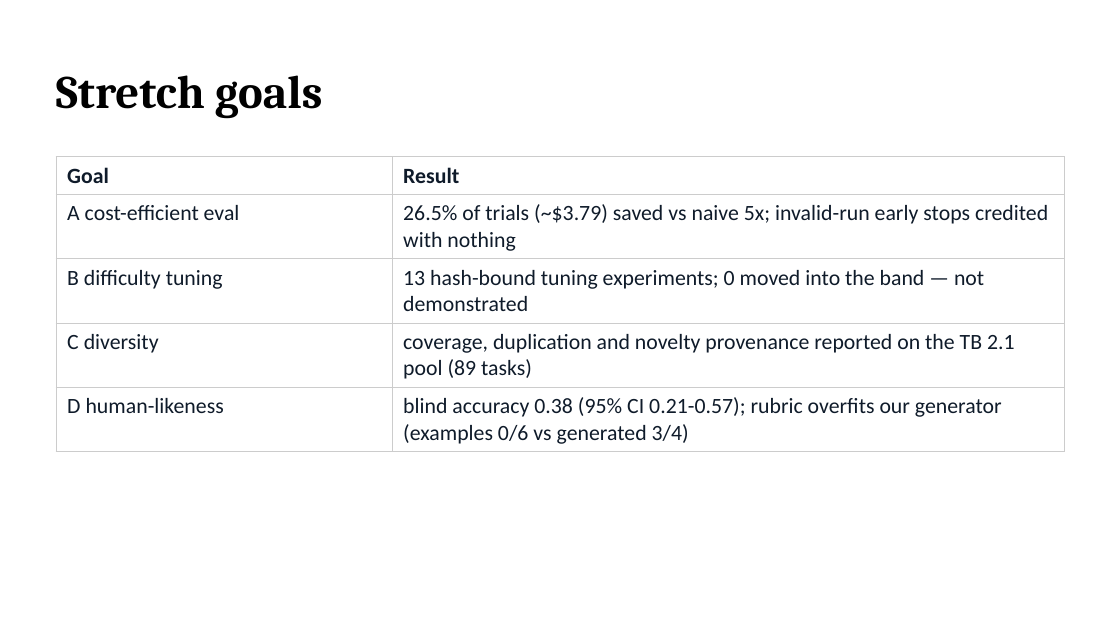
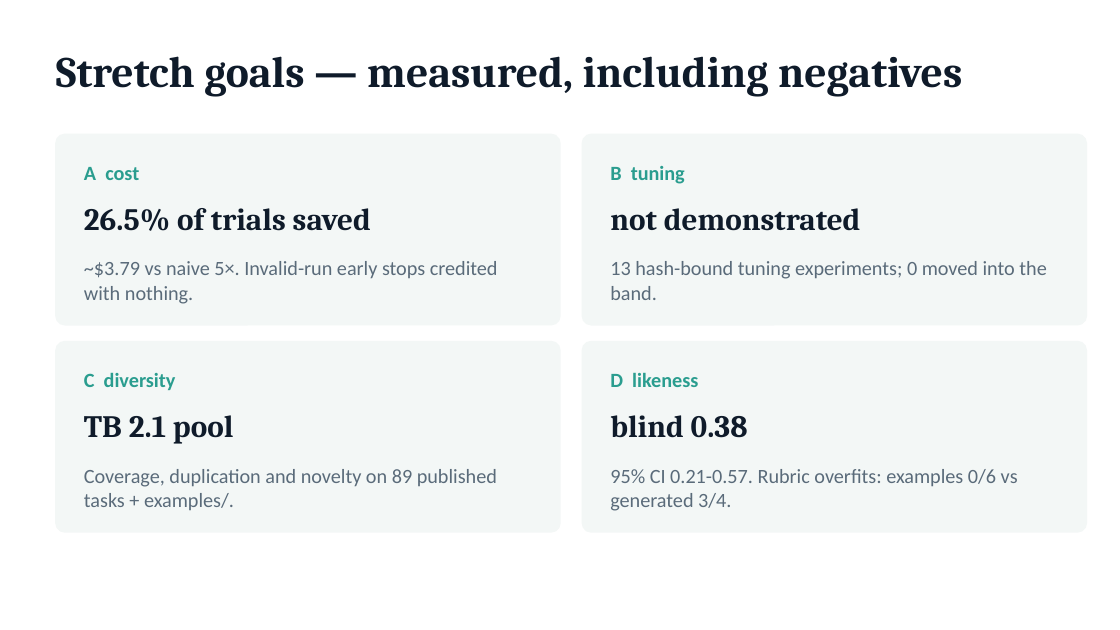
Before and after one commit to zignd/harbor-tbench-worktrial, a slide deck: slide 8 of docs/result/presentation.pptx (slide 9 before the commit). Drawn at 1120x630 pixels with LibreOffice and Linux fonts; fonts in the diff are those of the drawing. Boxes give left, top, right and bottom in pixels: in the first picture for what was removed or moved away, otherwise in the second. Text is boxed around its words. In the diff, an @@ line names an element or a change of style, - is before the commit and + after.

Commit message:
feat: redesign presentation deck around visual diagrams
- Replace text-heavy slides with banded 1-3/5 diagram, pipeline flow, bimodal bar chart, 5-trial strip and paired fact cards.
- Regenerate both presentation.pptx (pptxgenjs) and offline presentation.html from deck_data.json with styling for the new blocks.
- Commit the previously-untracked stretch C diversity evidence.

```diff
--- a/docs/result/presentation.pptx
+++ b/docs/result/presentation.pptx
@@ text at box(56, 56, 962, 97): text changed; size 30 to 28 pt; text colour #000000 to #0F1B2A @@
-Stretch goals
+Stretch goals — measured, including negatives
@@ rounded rectangle added at box(56, 134, 560, 325), fill #F3F7F6, outline #F3F7F6 1 pt @@
@@ rounded rectangle added at box(582, 134, 1086, 325), fill #F3F7F6, outline #F3F7F6 1 pt @@
@@ table removed at box(56, 157, 1064, 448), 5 rows, 2 columns @@
-Goal | Result
-A cost-efficient eval | 26.5% of trials (~$3.79) saved vs naive 5x; invalid-run early stops credited with nothing
-B difficulty tuning | 13 hash-bound tuning experiments; 0 moved into the band — not demonstrated
-C diversity | coverage, duplication and novelty provenance reported on the TB 2.1 pool (89 tasks)
-D human-likeness | blind accuracy 0.38 (95% CI 0.21-0.57); rubric overfits our generator (examples 0/6 vs generated 3/4)
@@ text added at box(84, 167, 139, 180), 13 pt, text #2A9D8F, bold @@
+A cost
@@ text added at box(610, 166, 685, 184), 13 pt, text #2A9D8F, bold @@
+B tuning
@@ text added at box(84, 208, 371, 231), 20 pt, text #0F1B2A, bold @@
+26.5% of trials saved
@@ text added at box(610, 208, 861, 231), 20 pt, text #0F1B2A, bold @@
+not demonstrated
@@ text added at box(84, 261, 498, 304), 13 pt, text #5A6B7A @@
+~$3.79 vs naive 5×. Invalid-run early stops credited with nothing.
@@ text added at box(610, 261, 1046, 300), 13 pt, text #5A6B7A @@
+13 hash-bound tuning experiments; 0 moved into the band.
@@ rounded rectangle added at box(56, 342, 560, 532), fill #F3F7F6, outline #F3F7F6 1 pt @@
@@ rounded rectangle added at box(582, 342, 1086, 532), fill #F3F7F6, outline #F3F7F6 1 pt @@
@@ text added at box(84, 372, 176, 390), 13 pt, text #2A9D8F, bold @@
+C diversity
@@ text added at box(610, 372, 698, 387), 13 pt, text #2A9D8F, bold @@
+D likeness
@@ text added at box(84, 415, 234, 444), 20 pt, text #0F1B2A, bold @@
+TB 2.1 pool
@@ text added at box(610, 415, 748, 438), 20 pt, text #0F1B2A, bold @@
+blind 0.38
@@ text added at box(84, 469, 497, 510), 13 pt, text #5A6B7A @@
+Coverage, duplication and novelty on 89 published tasks + examples/.
@@ text added at box(610, 469, 1018, 511), 13 pt, text #5A6B7A @@
+95% CI 0.21-0.57. Rubric overfits: examples 0/6 vs generated 3/4.
```
Also in this commit, not shown: 5 other slides changed, 4 slides added, 5 slides removed, 2 other files.
